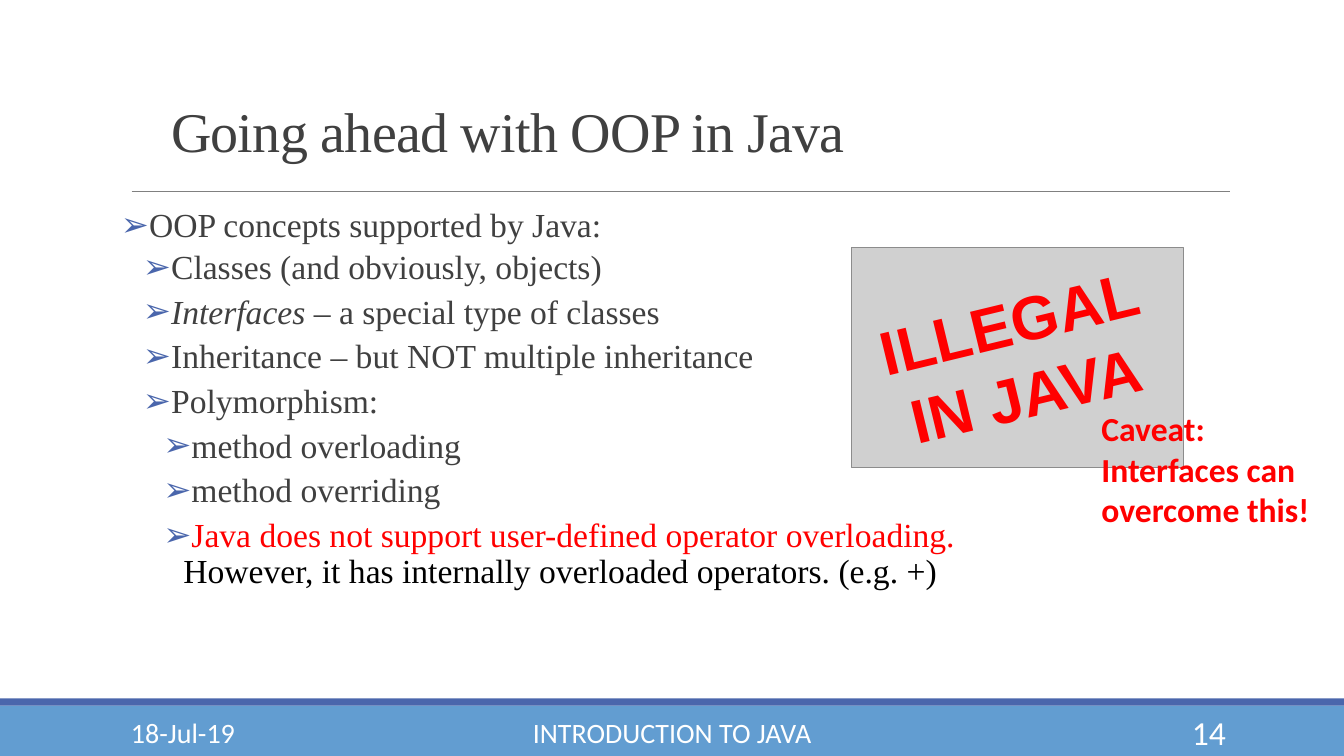
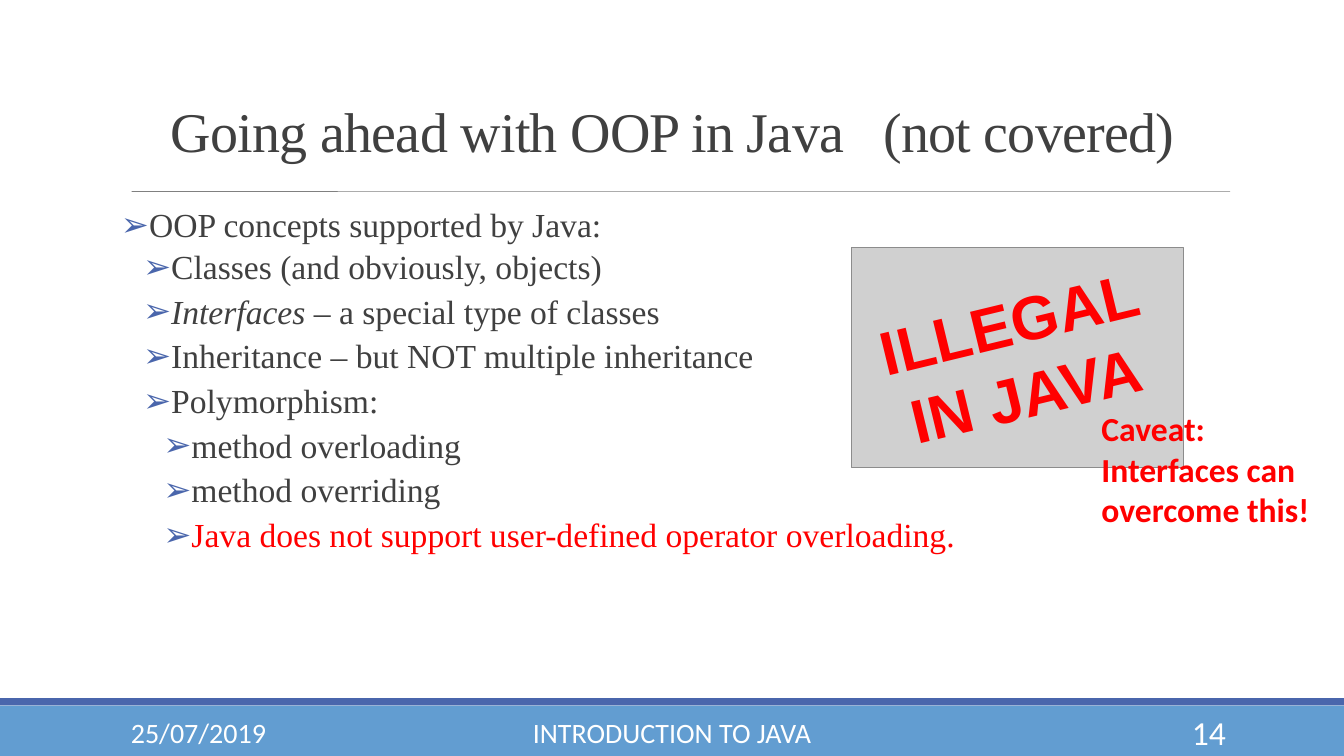
Before and after one commit to YashLele/JavaForWPU, a slide deck: slide 14 of Module 1 - OO Concepts and Prog Cons.pptx. Drawn at 1344x756 pixels with LibreOffice and Linux fonts; fonts in the diff are those of the drawing; grey boxes stand for pictures; background and template pictures are left out. Boxes give left, top, right and bottom in pixels: in the first picture for what was removed or moved away, otherwise in the second. Text is boxed around its words. In the diff, an @@ line names an element or a change of style, - is before the commit and + after.

```diff
--- a/Module 1 - OO Concepts and Prog Cons.pptx
+++ b/Module 1 - OO Concepts and Prog Cons.pptx
@@ text at [171, 113, 1175, 163]: text changed @@
-Going ahead with OOP in Java
+Going ahead with OOP in Java (not covered)
@@ line (132, 192) - (1230, 192): stroke #808080 0.5 pt to #808080 0.51 pt @@
@@ text at [191, 523, 955, 554]: text changed @@
-    ➢ Java does not support user-defined operator overloading.
-      However, it has internally overloaded operators. (e.g. +)
+    ➢ Java does not support user-defined operator overloading.
@@ text at [131, 723, 266, 744]: text changed @@
-18-Jul-19
+25/07/2019
```
Also in this commit, not shown: 18 other slides changed.
